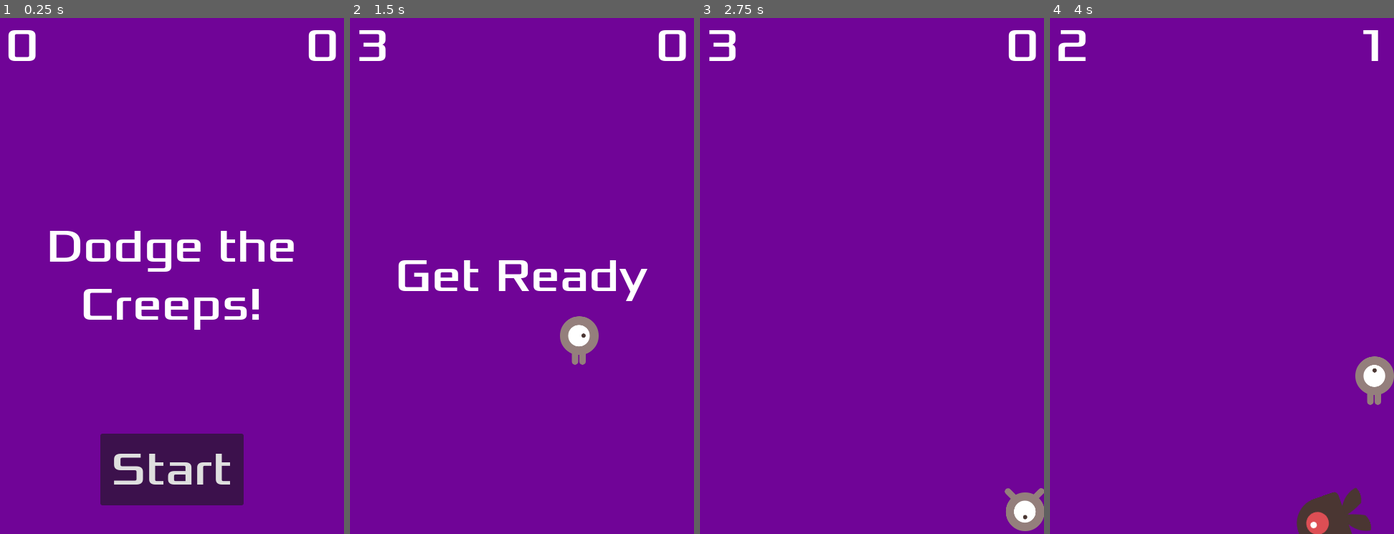
Above: before the commit, frames 1-4 (left to right).
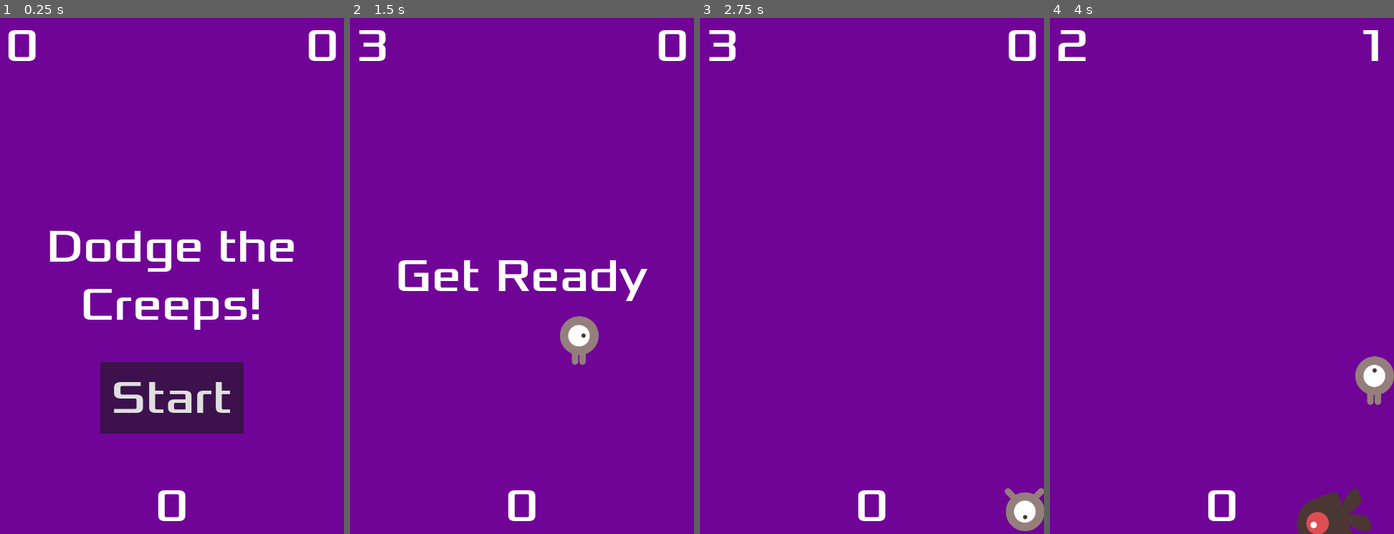
Above: after the commit, the same moments.

Repository: sdepouw/GodotSandbox
Game: Godot game, scene res://Main/main.tscn
The game is run twice, just before and just after one commit, with the same random seed, the same clock (stepped at 60 frames per second) and the same inputs.
Inputs:
- Up to frame 1 (0.25 s): no input
- Up to frame 2 (1.5 s): click "Start" at 0.5 s; tap Enter at 1.25 s; hold Right (move_right) from 1.28 s (still down)
- Up to frame 3 (2.75 s): release Right (move_right) at 2.03 s; hold Down (move_down) from 2.03 s (still down)
- Up to frame 4 (4 s): release Down (move_down) at 2.78 s; hold Right (move_right) 2.78-3.53 s; hold Up (move_up) from 3.53 s (still down)

The runs differ from the first frame. In frame 1, 12% of the frame differs, in the area x 29-71%, y 66-98%; in frame 2, 0.3%; in frame 3, 0.3%; in frame 4, 0.3%.

Commit message:
Add High Score
Does not currently persist

Diff:
--- a/Dodge the Creeps/HUD/hud.gd
+++ b/Dodge the Creeps/HUD/hud.gd
@@ -31,6 +31,9 @@
 func update_health(health: int) -> void:
   $HealthLabel.text = str(health)
 
+func update_high_score(highScore: int) -> void:
+  $HighScoreLabel.text = str(highScore)
+
 func _on_start_button_pressed() -> void:
   $StartButton.hide()
   start_game.emit()
--- a/Dodge the Creeps/HUD/hud.tscn
+++ b/Dodge the Creeps/HUD/hud.tscn
@@ -24,6 +24,23 @@
 theme_override_font_sizes/font_size = 64
 text = "0"
 horizontal_alignment = 2
+vertical_alignment = 1
+
+[node name="HighScoreLabel" type="Label" parent="."]
+anchors_preset = 7
+anchor_left = 0.5
+anchor_top = 1.0
+anchor_right = 0.5
+anchor_bottom = 1.0
+offset_left = -91.0
+offset_top = -78.0
+offset_right = 91.0
+grow_horizontal = 2
+grow_vertical = 0
+theme_override_fonts/font = ExtResource("1_gnwbr")
+theme_override_font_sizes/font_size = 64
+text = "0"
+horizontal_alignment = 1
 vertical_alignment = 1
 
 [node name="HealthLabel" type="Label" parent="."]
@@ -61,9 +78,9 @@
 anchor_right = 0.5
 anchor_bottom = 1.0
 offset_left = -100.0
-offset_top = -140.0
+offset_top = -240.0
 offset_right = 100.0
-offset_bottom = -40.0
+offset_bottom = -140.0
 grow_horizontal = 2
 grow_vertical = 0
 theme_override_fonts/font = ExtResource("1_gnwbr")
--- a/Dodge the Creeps/Main/main.gd
+++ b/Dodge the Creeps/Main/main.gd
@@ -3,6 +3,7 @@
 @export var mob_scene: PackedScene
 
 var score: int
+var highScore: int
 
 func game_over() -> void:
   $ScoreTimer.stop()
@@ -10,6 +11,9 @@
   $HUD.show_game_over()
   $Music.stop()
   $DeathSound.play()
+  if (score > highScore):
+    highScore = score
+    $HUD.update_high_score(highScore)
 
 func new_game() -> void:
   score = 0
